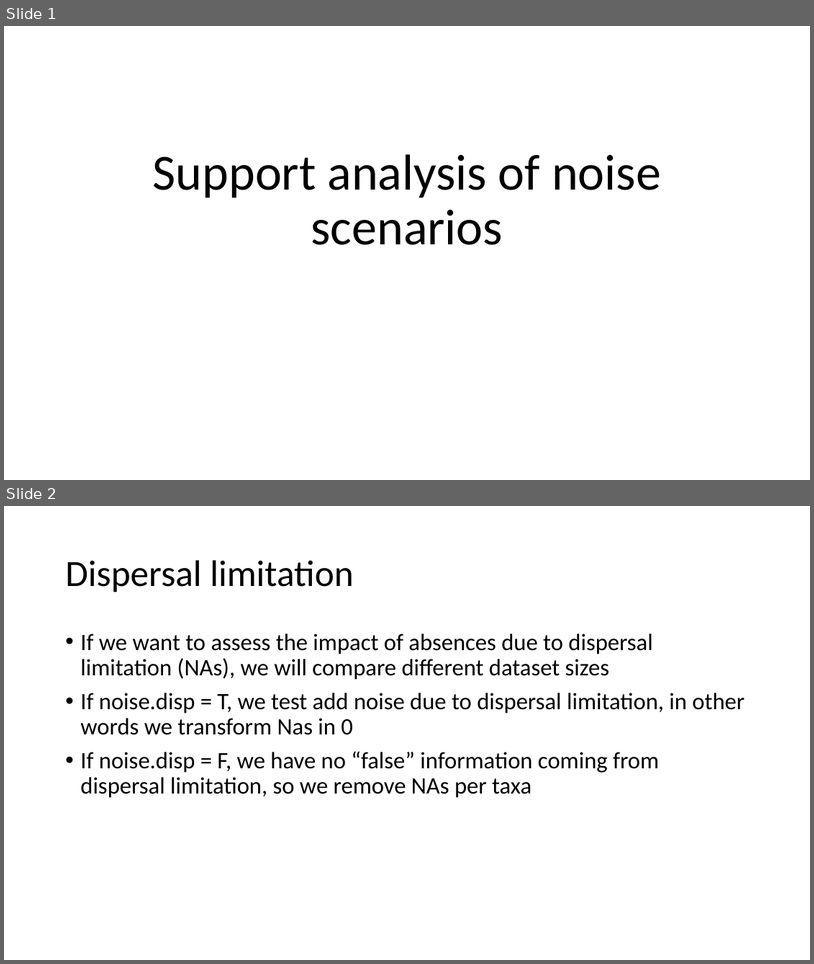
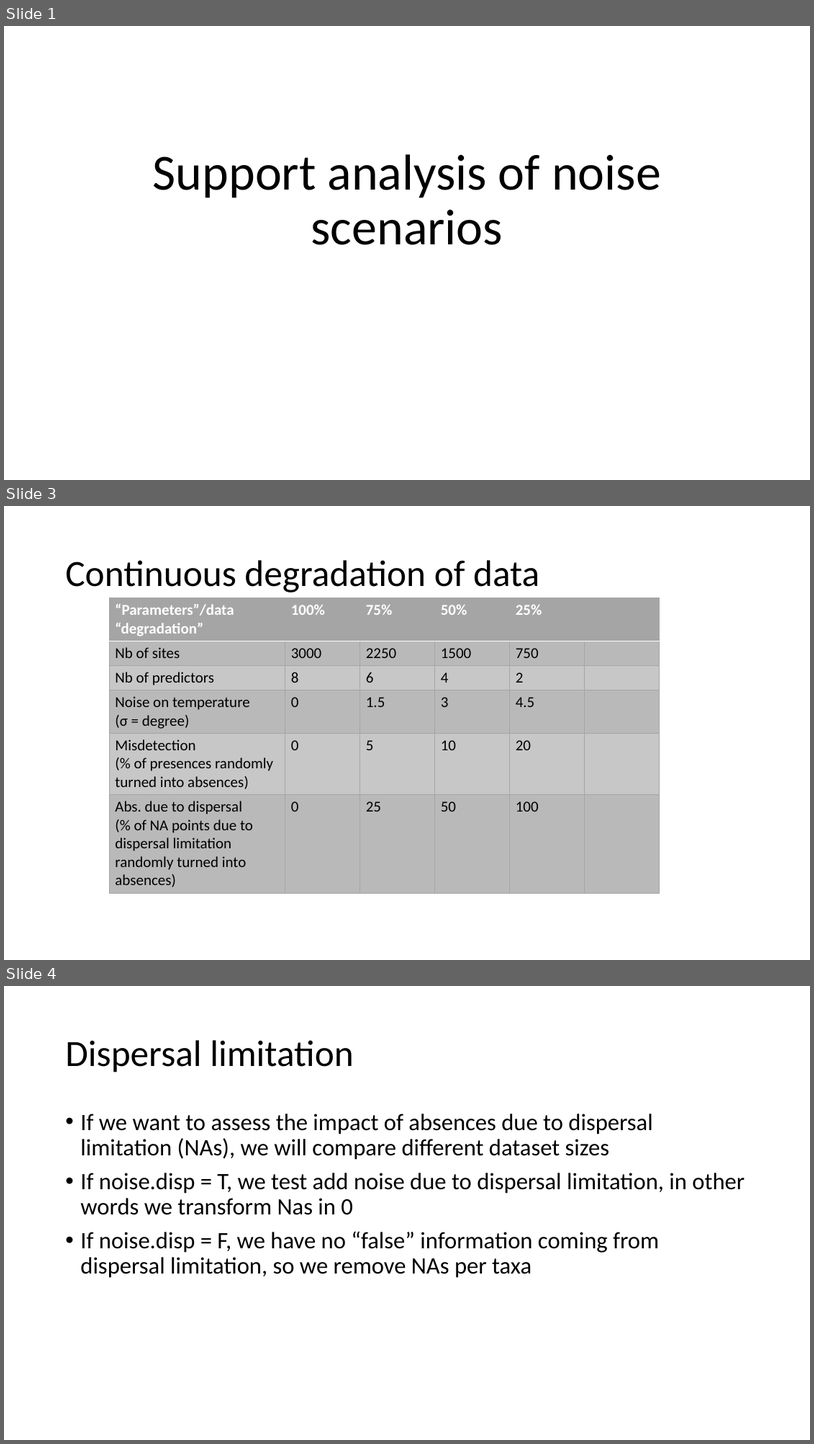
Before and after one commit to emmachollet/ArtificialData_Streambugs_SDMs, a slide deck: C1_documentation/analysis_noise_scenarios.pptx. Shown one above the other, each under a label of ours: slides 1 and 2 before the commit, slides 1, 3 and 4 after it; the slides between them are not shown. The pictures are 814x964 and 814x1444 pixels, drawn with LibreOffice and Linux fonts; fonts in the diff are those of the drawing. Boxes give left, top, right and bottom in pixels: in the first picture for what was removed or moved away, otherwise in the second. Text is boxed around its words. In the diff, an @@ line names an element or a change of style, - is before the commit and + after.

```diff
--- a/C1_documentation/analysis_noise_scenarios.pptx
+++ b/C1_documentation/analysis_noise_scenarios.pptx
@@ slide 3 added at (x1=4, y1=506, x2=810, y2=960), background #FFFFFF @@
@@ title added at (x1=65, y1=560, x2=540, y2=592), 44 pt, text #000000 @@
+Continuous degradation of data
@@ table added at (x1=109, y1=598, x2=661, y2=890), 6 rows, 6 columns @@
+“Parameters”/data “degradation” | 100% | 75% | 50% | 25% | 
+Nb of sites | 3000 | 2250 | 1500 | 750 | 
+Nb of predictors | 8 | 6 | 4 | 2 | 
+Noise on temperature (σ = degree) | 0 | 1.5 | 3 | 4.5 | 
+Misdetection (% of presences randomly turned into absences) | 0 | 5 | 10 | 20 | 
+Abs. due to dispersal (% of NA points due to dispersal limitation randomly turned into absences) | 0 | 25 | 50 | 100 | 
@@ what was slide 2 is now slide 4 @@
```
Also in this commit, not shown: 1 other slide added, 7 other files.
